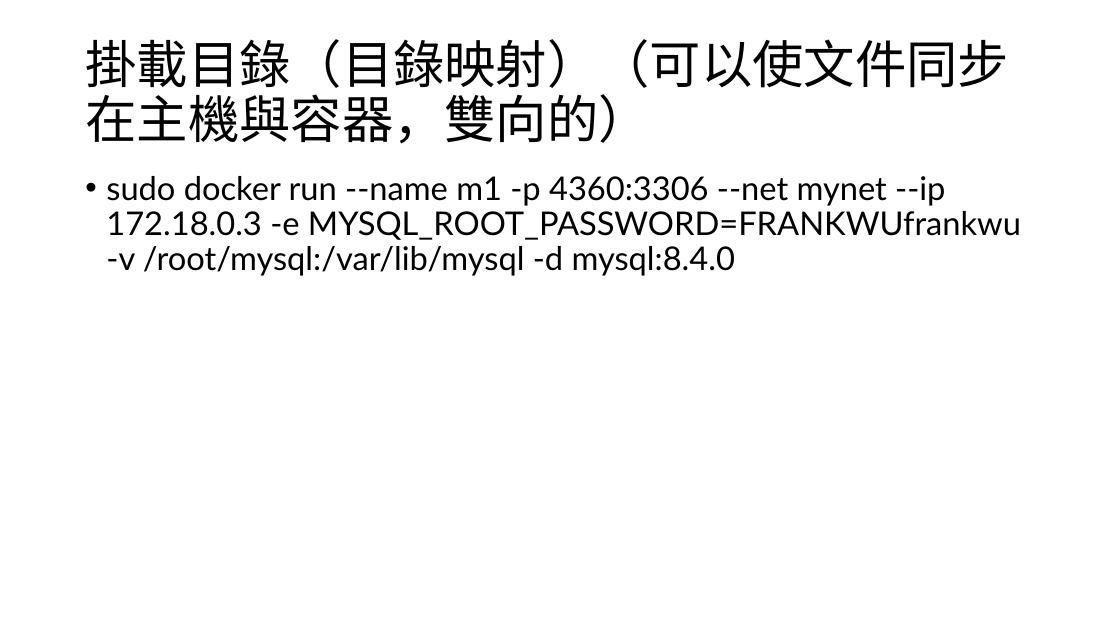
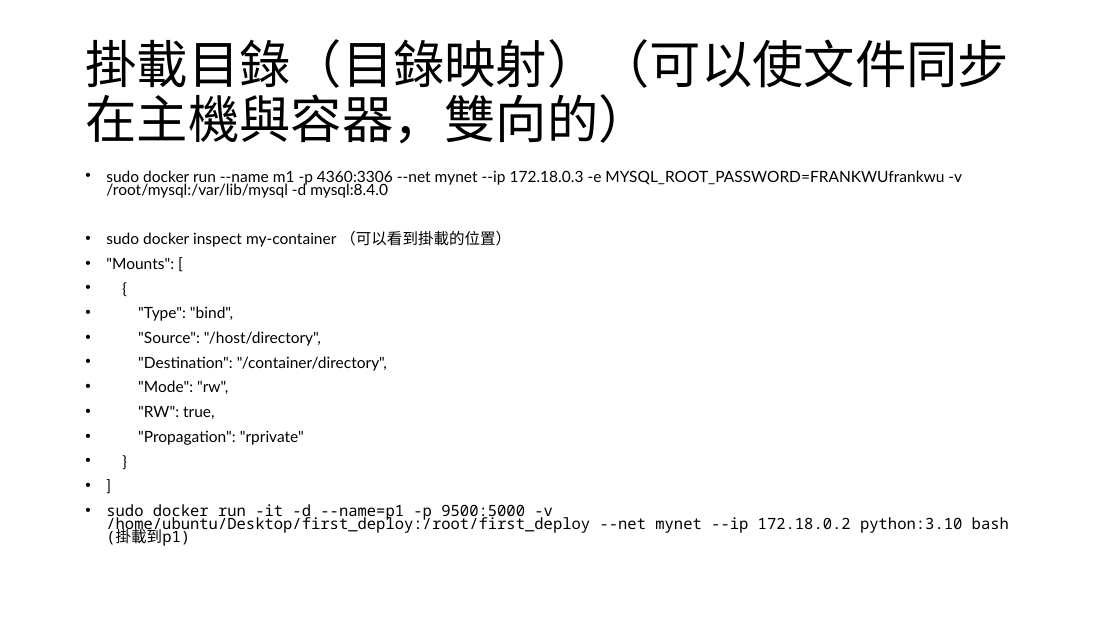
Before and after one commit to frankpeng1218/Python_learning, a slide deck: slide 9 of multipass_ubuntu_installation/ubuntu_installation.pptx. Drawn at 1120x630 pixels with LibreOffice and Linux fonts; fonts in the diff are those of the drawing. Boxes give left, top, right and bottom in pixels: in the first picture for what was removed or moved away, otherwise in the second. Text is boxed around its words. In the diff, an @@ line names an element or a change of style, - is before the commit and + after.

```diff
--- a/multipass_ubuntu_installation/ubuntu_installation.pptx
+++ b/multipass_ubuntu_installation/ubuntu_installation.pptx
@@ text at box(106, 170, 962, 198): size 28 to 13.3 pt in "sudo docker run --name m1 -p 4360:3306 ..."; line spacing 0.9 to 0.7 @@
@@ text at box(106, 231, 1009, 546): paragraphs added @@
+• sudo docker inspect my-container （可以看到掛載的位置）
+• "Mounts": [
+• {
+• "Type": "bind",
+• "Source": "/host/directory",
+• "Destination": "/container/directory",
+• "Mode": "rw",
+• "RW": true,
+• "Propagation": "rprivate"
+• }
+• ]
+• sudo docker run -it -d --name=p1 -p 9500:5000 -v /home/ubuntu/Desktop/first_deploy:/root/first_deploy --net mynet --ip 172.18.0.2 python:3.10 bash (掛載到p1)
```
Also in this commit, not shown: 2 other slides changed, 8 other files.
